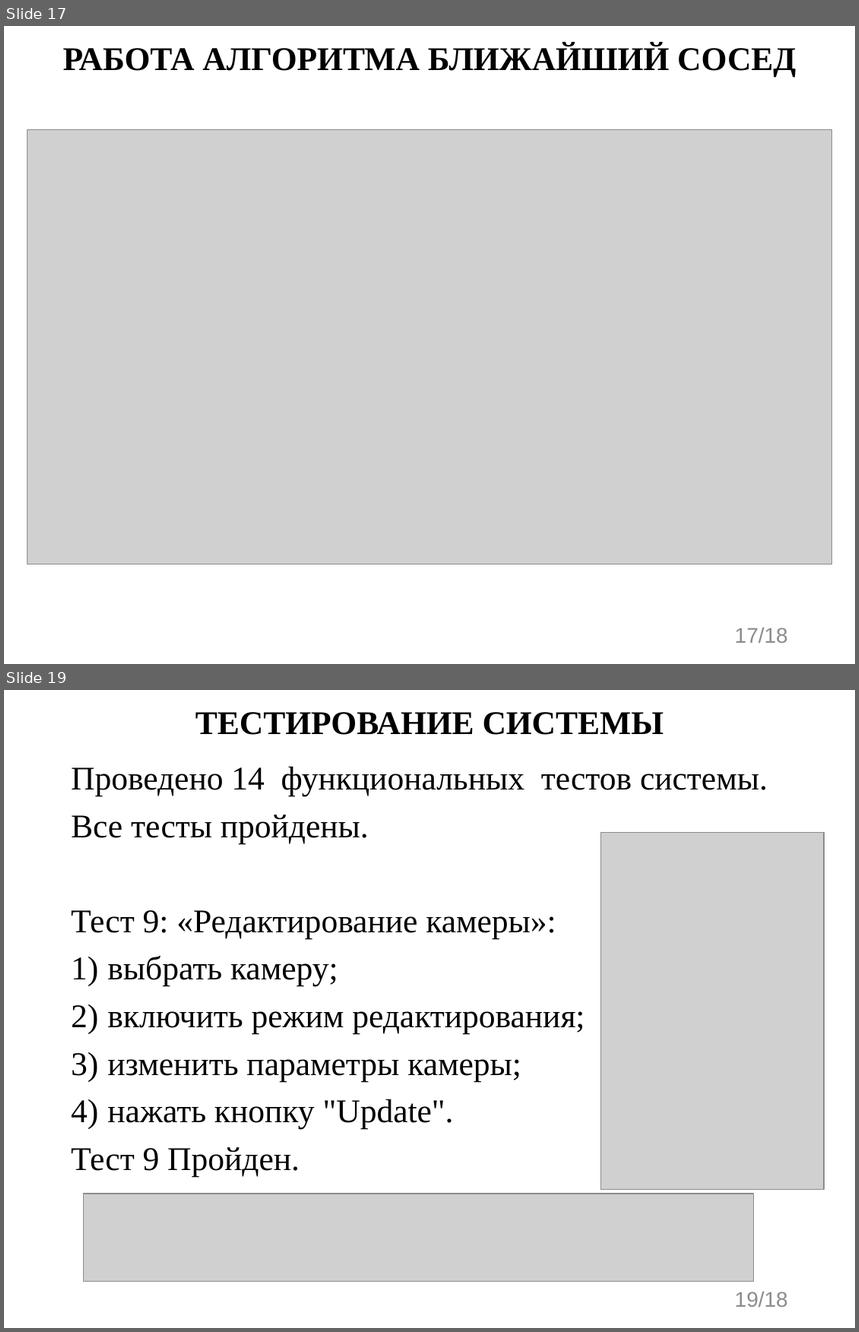
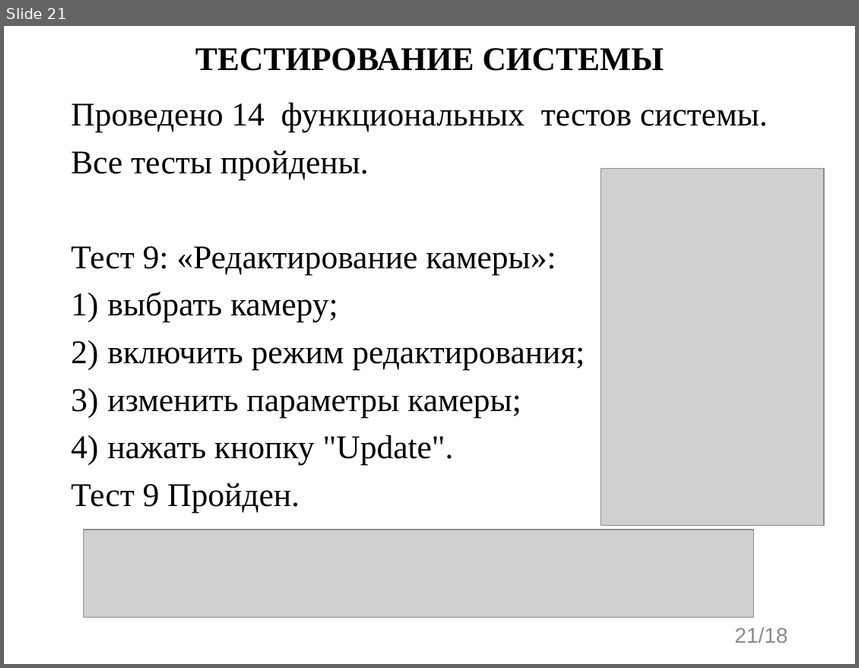
Before and after one commit to evgenkot/uav-route-calculation, a slide deck: doc/GQW/Raschupkin_EV_UAV_Route_Planning.pptx. Shown one above the other, each under a label of ours: slides 17 and 19 before the commit, slide 21 after it; the slides between them are not shown. The pictures are 859x1332 and 859x668 pixels, drawn with LibreOffice and Linux fonts; fonts in the diff are those of the drawing; grey boxes stand for pictures. Boxes give left, top, right and bottom in pixels: in the first picture for what was removed or moved away, otherwise in the second. Text is boxed around its words. In the diff, an @@ line names an element or a change of style, - is before the commit and + after.

```diff
--- a/doc/GQW/Raschupkin_EV_UAV_Route_Planning.pptx
+++ b/doc/GQW/Raschupkin_EV_UAV_Route_Planning.pptx
@@ slide 17 removed at <box>4,26,855,664</box>, background #FFFFFF @@
@@ title removed at <box>63,43,796,76</box> @@
-РАБОТА АЛГОРИТМА БЛИЖАЙШИЙ СОСЕД
@@ picture removed at <box>27,130,832,565</box> @@
@@ page number removed at <box>735,628,788,643</box> @@
-17/18
@@ what was slide 19 is now slide 21 @@
@@ page number at <box>735,628,788,643</box>: text changed @@
-19/18
+21/18
```
Also in this commit, not shown: 6 slides changed, 4 slides added, 1 other slide removed, 1 other file.
